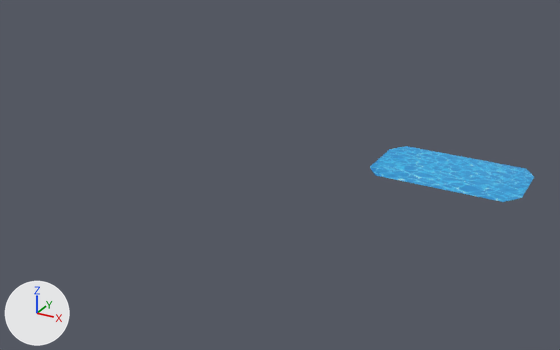
The OBJ model Proyecto_Final_Acuario/Proyecto_Final_Acuario/Models/Acuario/agua.obj, before and after one commit.
One viewpoint serves both versions: a 50 mm lens placed at (107.0, -477.0, 258.0), pointed at (-177.0, 39.0, -1.0). The lights are fixed; the arrows at lower left show +X, +Y and +Z. Where no turn or scale is listed for an object, it has been applied to the vertices.

In view in the first picture: 'agua'.
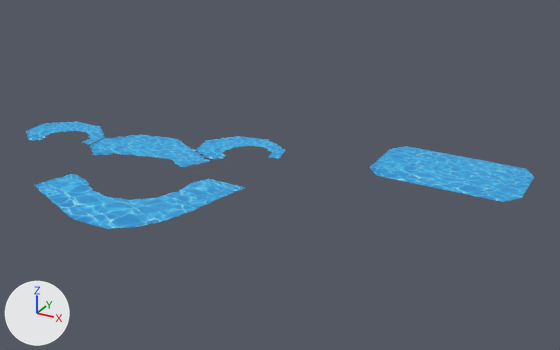
Boxes (x1, y1, x2, y2) around the edits, measured in the pictures (560 x 350 px):
'agua', reshaped (208% wider, 91% taller)
    before: (370, 146, 534, 202)
    after: (26, 121, 534, 229)
part 1 of me_agua, added (blue)
    after: (34, 174, 245, 229)
part 2 of me_agua, added (blue)
    after: (90, 134, 210, 167)
part 3 of me_agua, added (blue)
    after: (196, 136, 286, 160)
part 4 of me_agua, added (blue)
    after: (26, 121, 105, 145)

Diff of the bpy script that builds the scene:
```diff
--- a/Proyecto_Final_Acuario/Proyecto_Final_Acuario/Models/Acuario/agua.obj.py
+++ b/Proyecto_Final_Acuario/Proyecto_Final_Acuario/Models/Acuario/agua.obj.py
@@ mat_lambert50sg @@
+mat_lambert50sg = principled_material('lambert50SG')
+mat_lambert50sg.texture = img_agua_png
+mat_lambert50sg.roughness = 1.0
@@ mat_lambert48sg @@
+mat_lambert48sg = principled_material('lambert48SG')
+mat_lambert48sg.texture = img_agua_png
+mat_lambert48sg.roughness = 1.0
@@ mat_lambert49sg @@
+mat_lambert49sg = principled_material('lambert49SG')
+mat_lambert49sg.texture = img_agua_png
+mat_lambert49sg.roughness = 1.0
@@ me_agua @@
 # used by ob_agua; location = (0.0, 0.0, 0.0)
-me_agua.from_pydata(...)  # 121 vertices, 100 faces; spans x -117.3..9.1, y 73.5..147.8, z 0.9
+me_agua.from_pydata(...)  # 837 vertices, 664 faces; spans x -433.9..9.1, y -105.9..147.8, z -0.1..3.6
+# me_agua part 1: a new loose piece of 225 vertices spanning x -338.1..-188.1, y -105.9..3.0, z 0.4, in mat_lambert50sg (picture img_agua_png)
+# me_agua part 2: a new loose piece of 171 vertices spanning x -357.5..-242.8, y -3.7..62.3, z -0.1..1.1, in mat_lambert48sg (picture img_agua_png)
+# me_agua part 3: a new loose piece of 160 vertices spanning x -271.3..-191.7, y 36.2..100.6, z 1.7..3.6, in mat_lambert49sg (picture img_agua_png)
+# me_agua part 4: a new loose piece of 160 vertices spanning x -433.9..-357.1, y -5.8..53.1, z 1.8..3.6, in mat_lambert49sg (picture img_agua_png)
 me_agua.materials.append(mat_agua1_lambert4sg)
+me_agua.materials.append(mat_lambert50sg)  # picture img_agua_png
+me_agua.materials.append(mat_lambert48sg)  # picture img_agua_png
+me_agua.materials.append(mat_lambert49sg)  # picture img_agua_png
```
